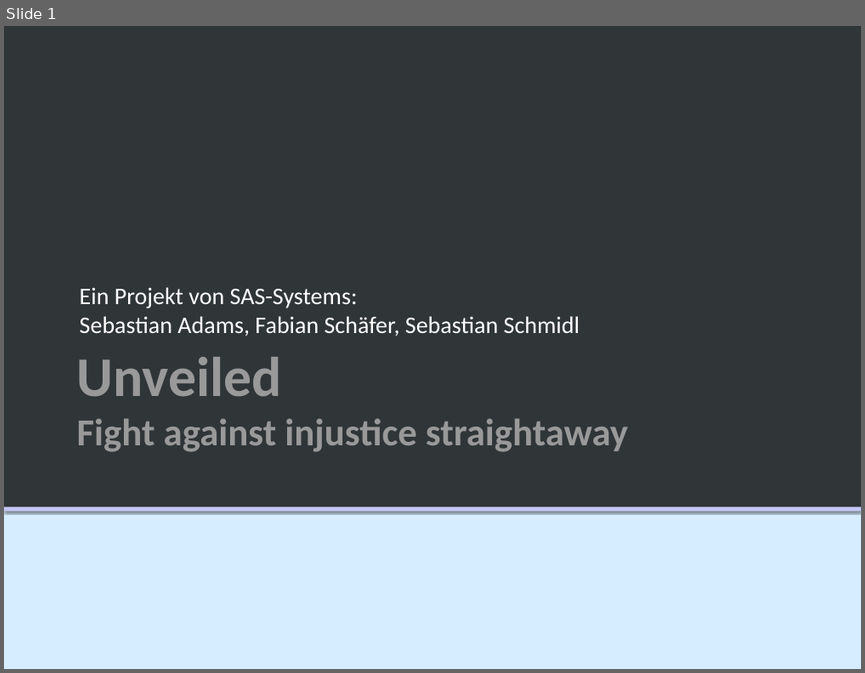
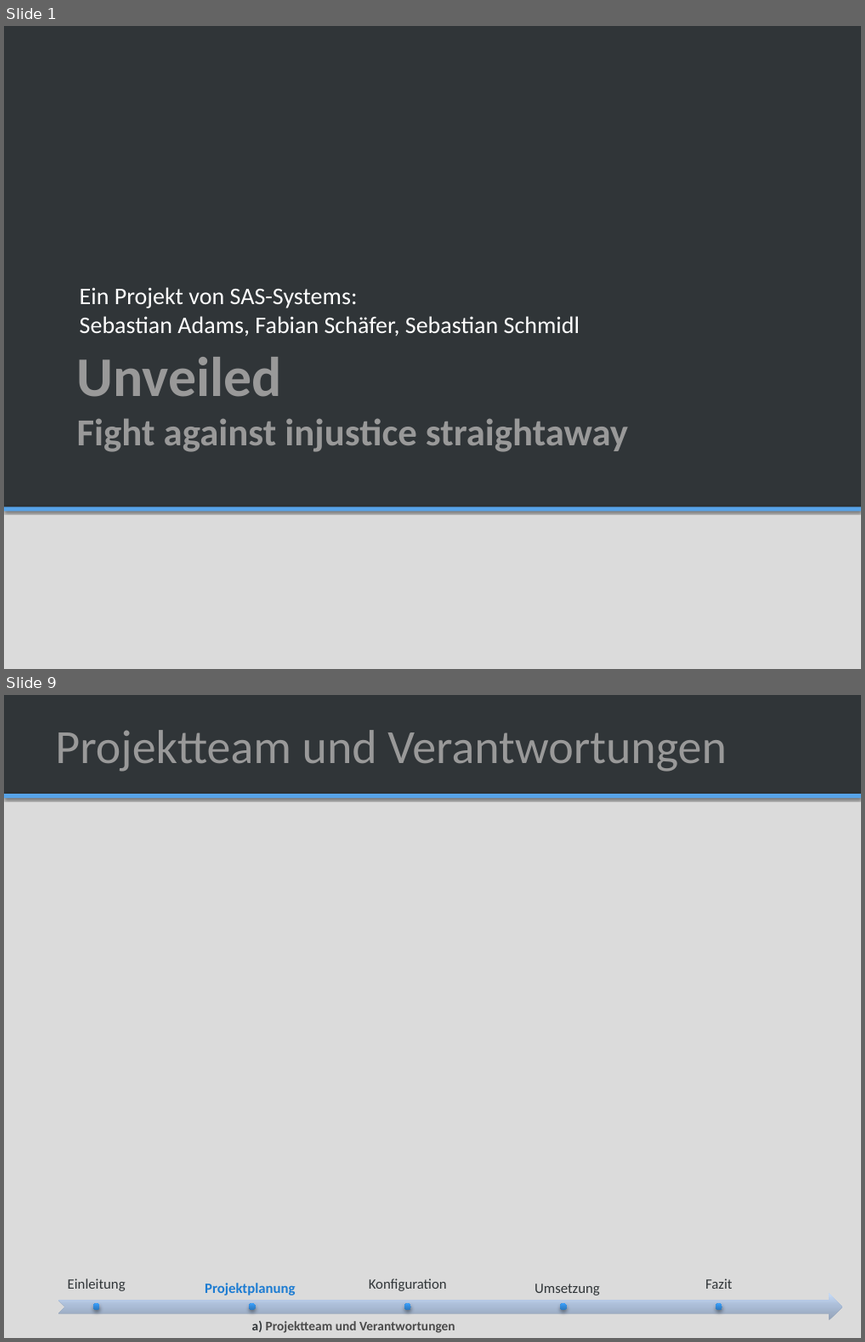
Before and after one commit to SAS-Systems/Unveiled-Documentation, a slide deck: Unveiled_MidtermPresentation.pptx. Shown one above the other, each under a label of ours: slide 1 before the commit, slides 1 and 9 after it; the slides between them are not shown. The pictures are 865x673 and 865x1342 pixels, drawn with LibreOffice and Linux fonts; fonts in the diff are those of the drawing; background and template pictures are left out. Boxes give left, top, right and bottom in pixels: in the first picture for what was removed or moved away, otherwise in the second. Text is boxed around its words. In the diff, an @@ line names an element or a change of style, - is before the commit and + after.

```diff
--- a/Unveiled_MidtermPresentation.pptx
+++ b/Unveiled_MidtermPresentation.pptx
@@ slide 9 added at box(4, 695, 861, 1338), background #DBDBDB; not listed: 1 template element that a slide beside it also shows @@
@@ rectangle added at box(4, 695, 861, 794), fill #303538 @@
@@ title added at box(55, 730, 726, 771), 40 pt, text #999999 @@
+  Projektteam und Verantwortungen
@@ group added at box(59, 1278, 843, 1320): 5 texts, 5 ellipses, 1 notched right arrow @@
+Einleitung
+Projektplanung
+Konfiguration
+Umsetzung
+Fazit
@@ text added at box(252, 1321, 455, 1333), 11 pt, text #4A4A4A, bold @@
+  a) Projektteam und Verantwortungen
@@ slide 1 changed as well @@
@@ background #D6EDFF to #DBDBDB @@
@@ rectangle at box(4, 506, 861, 511): fill #C6C5F5 to #57A3E8 @@
```
Also in this commit, not shown: 1 other slide changed, 11 other slides added, 2 slides removed.
